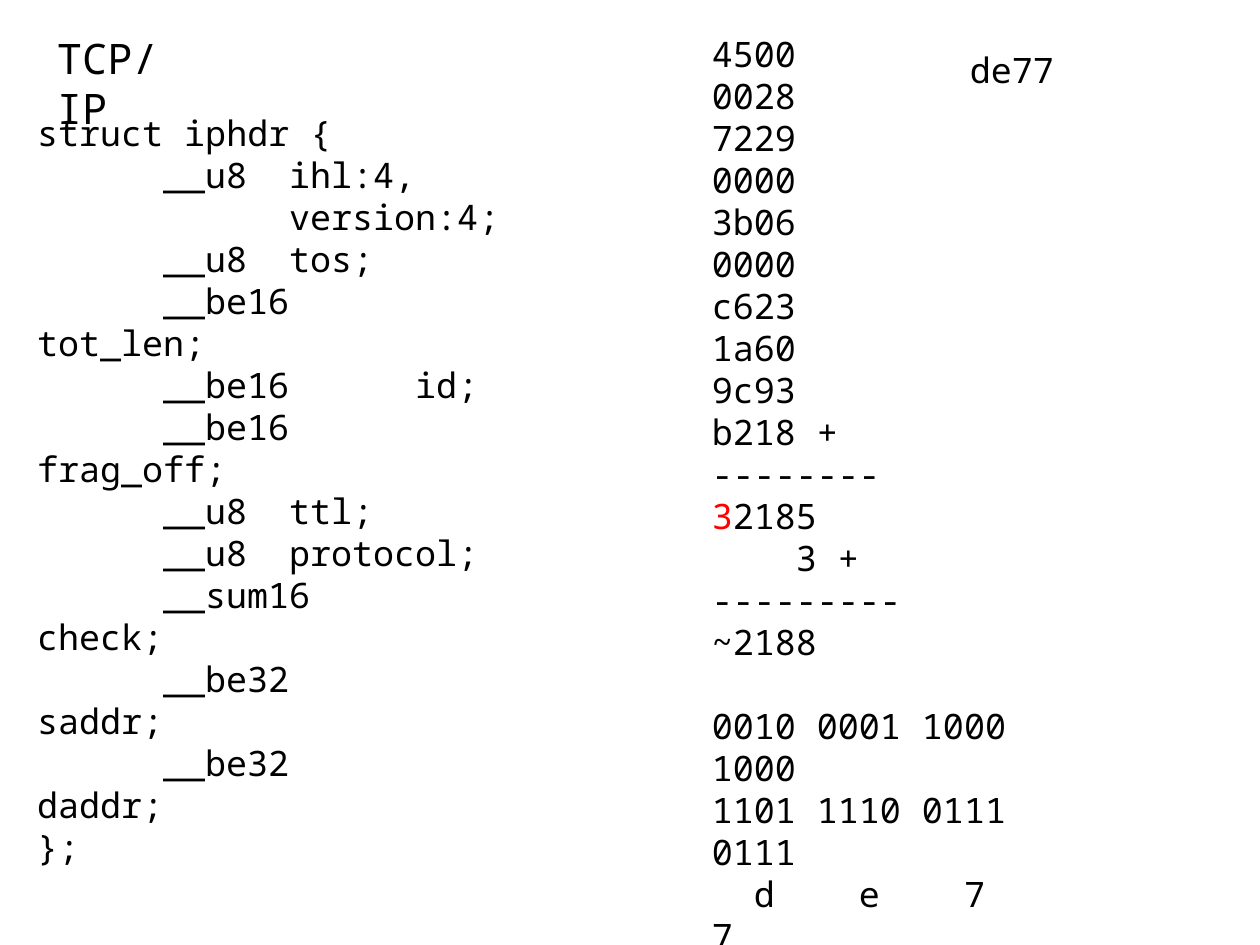
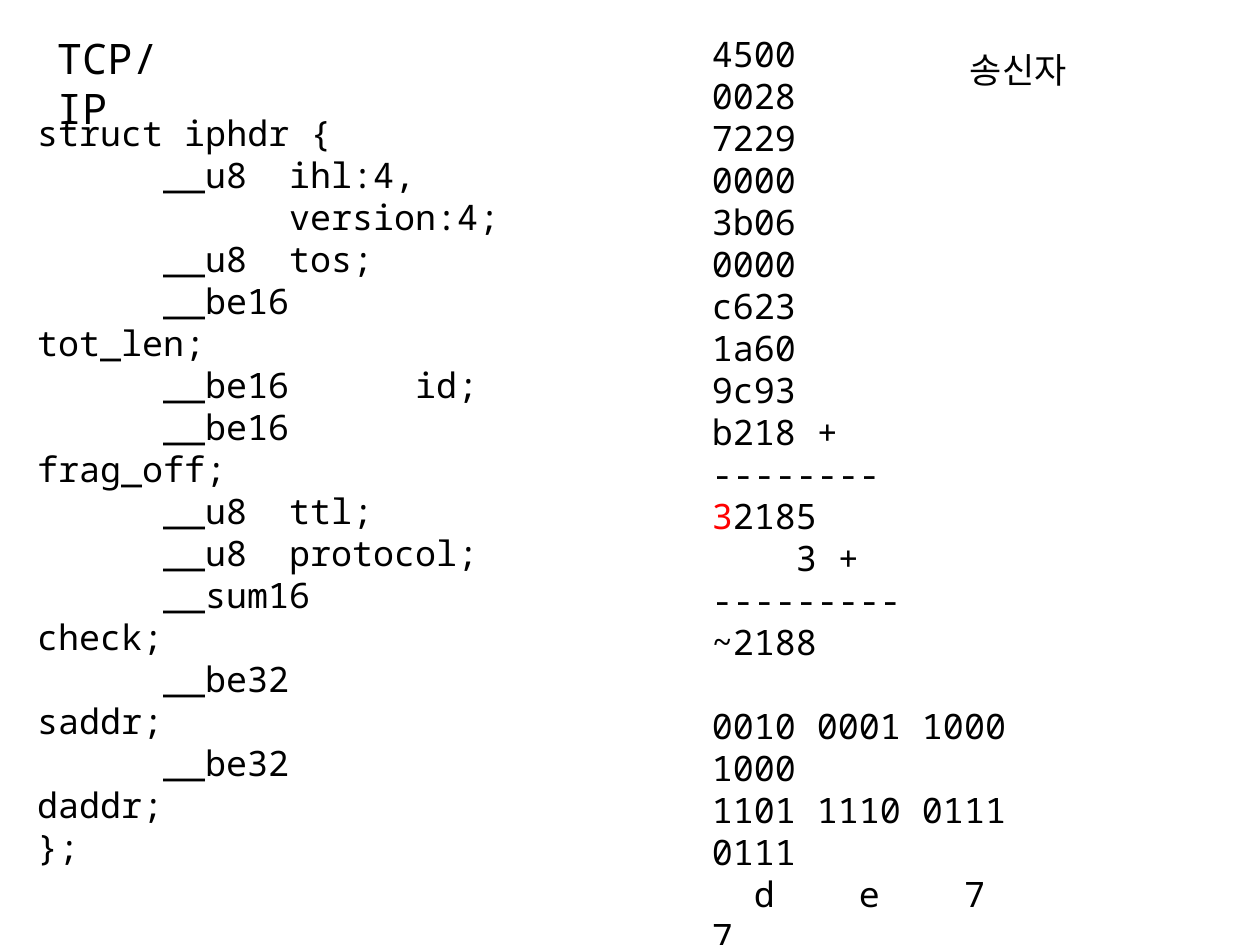
Before and after one commit to chisun-joung/osdsalgo_c, a slide deck: slide 17 of 05_day.pptx. Drawn at 1260x945 pixels with LibreOffice and Linux fonts; fonts in the diff are those of the drawing. Boxes give left, top, right and bottom in pixels: in the first picture for what was removed or moved away, otherwise in the second. Text is boxed around its words. In the diff, an @@ line names an element or a change of style, - is before the commit and + after.

```diff
--- a/05_day.pptx
+++ b/05_day.pptx
@@ text at <box>970,54,1067,86</box>: text changed @@
-de77
+송신자
```
Also in this commit, not shown: 1 slide added, 1 other file.
